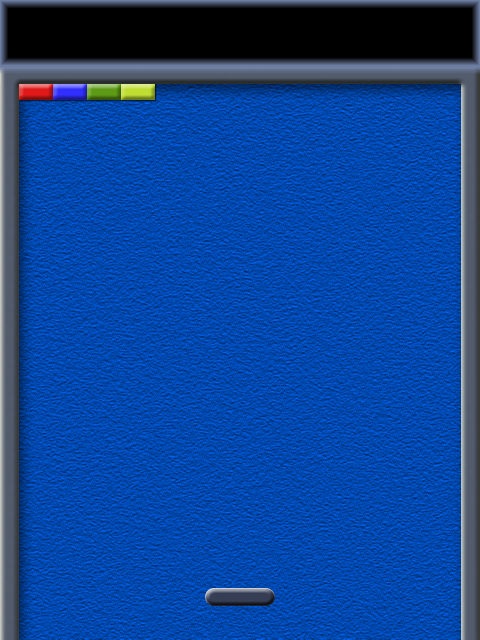
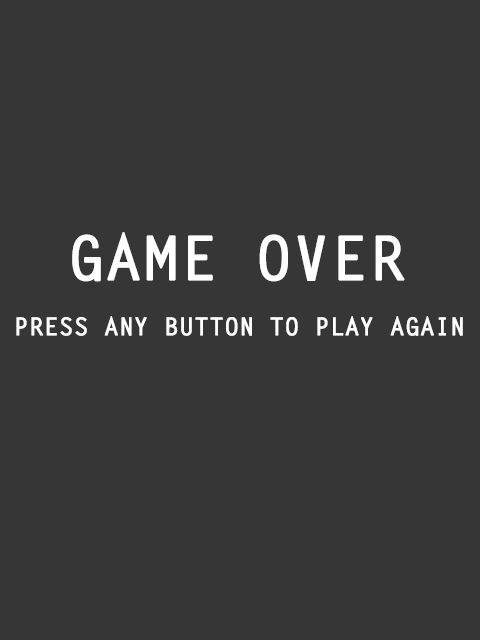
Layered file, before and after one edit (480x640). Changes by layer:
added group "gameover" with 3 layers above "items" over [0, 0, 480, 640]
added layer "PRESS ANY BUTTON TO PLAY AGAIN" in group "gameover" over [16, 316, 463, 336]
added layer "GAME OVER" in group "gameover" over [72, 232, 405, 282]
added layer "Layer 4" (79%) in group "gameover" over [0, 0, 480, 640]
renamed "Group 1" to "items", hid the group it (9 layers) over [19, 84, 319, 606]
renamed "palette" to "paddle", painted on it over [205, 588, 319, 606]
hid group "Group 2" (4 layers) over [0, 0, 480, 640]
